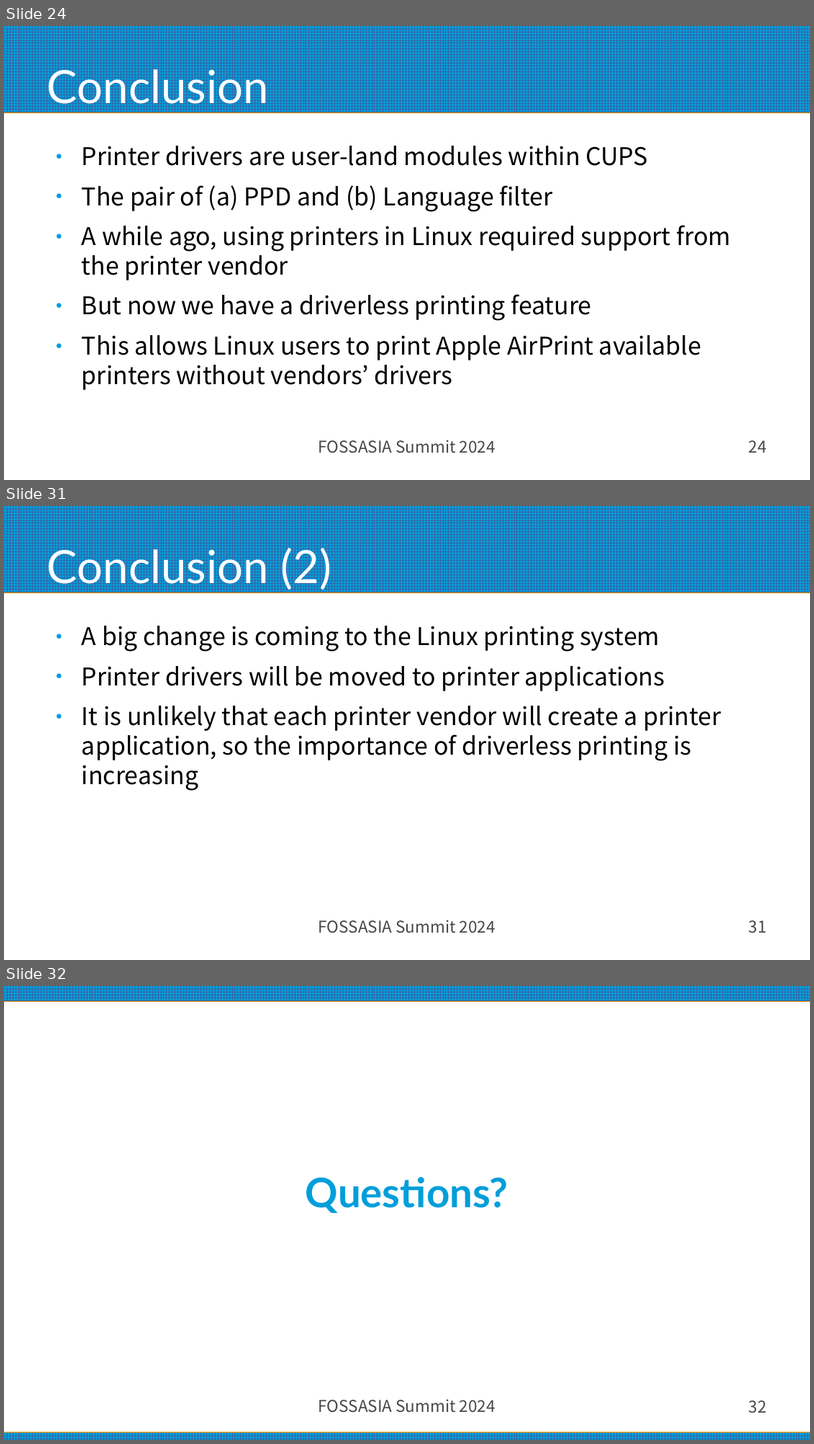
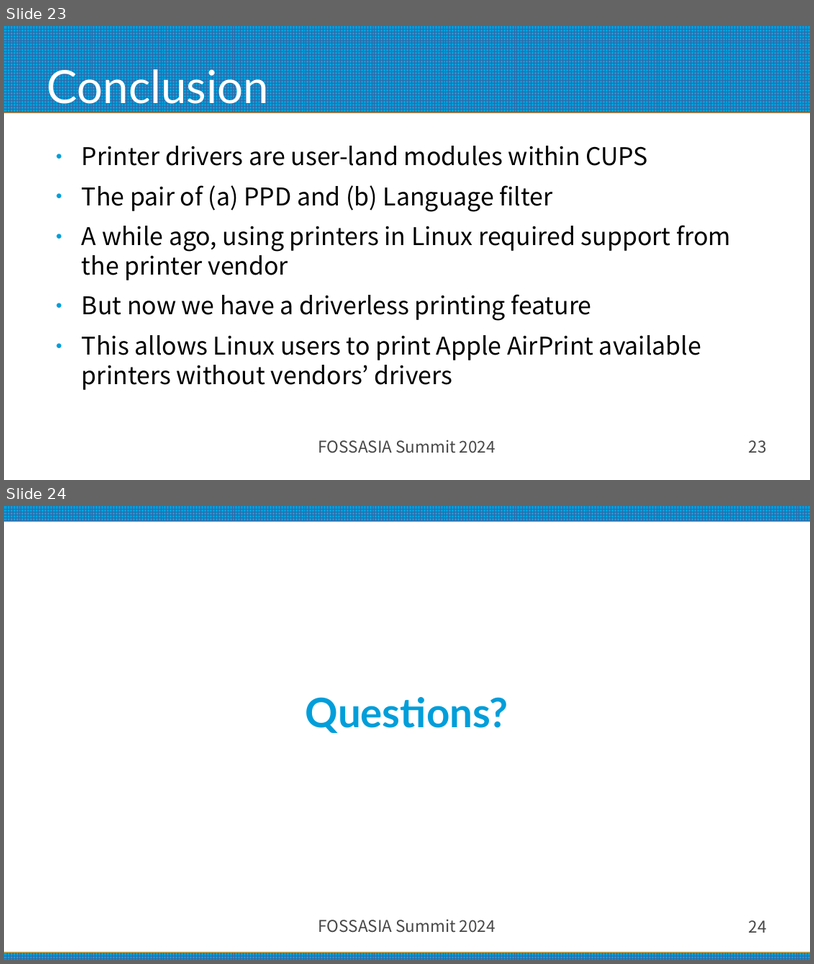
Before and after one commit to naruoga/presentations, a slide deck: FOSSASIA2024_Desktop_Printing.odp. Shown one above the other, each under a label of ours: slides 24, 31 and 32 before the commit, slides 23 and 24 after it; the slides between them are not shown. The pictures are 814x1444 and 814x964 pixels, drawn with LibreOffice and Linux fonts; fonts in the diff are those of the drawing. Boxes give left, top, right and bottom in pixels: in the first picture for what was removed or moved away, otherwise in the second. Text is boxed around its words. In the diff, an @@ line names an element or a change of style, - is before the commit and + after.

Commit message:
FOSSASIA2024_Desktop_Printing.odp: finalized version

```diff
--- a/FOSSASIA2024_Desktop_Printing.odp
+++ b/FOSSASIA2024_Desktop_Printing.odp
@@ slide 31 removed at (4,506,810,960), background #FFFFFF; not listed: 1 template element that a slide beside it also shows @@
@@ title removed at (47,543,332,592) @@
-Conclusion (2)
@@ text removed at (82,626,721,790) @@
-● A big change is coming to the Linux printing system
-● Printer drivers will be moved to printer applications
-● It is unlikely that each printer vendor will create a printer application, so the importance of driverless printing is increasing
@@ text removed at (319,919,496,933) @@
-FOSSASIA Summit 2024
@@ page number removed at (749,920,767,933) @@
-31
@@ what was slide 24 is now slide 23 @@
@@ page number at (749,440,767,453): text changed @@
-24
+23
@@ what was slide 32 is now slide 24 @@
@@ page number at (749,920,767,932): text changed @@
-32
+24
```
Also in this commit, not shown: 1 slide changed, 7 other slides removed.
